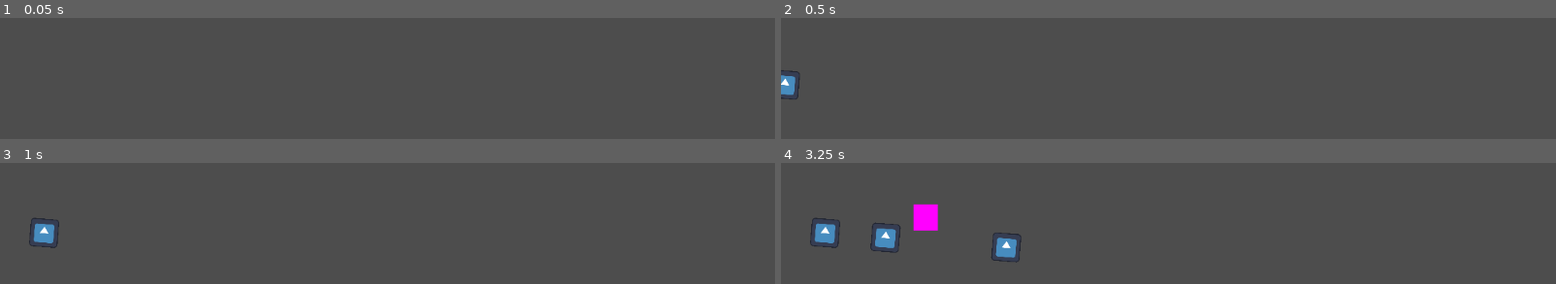
Above: before the commit, frames 1-4 (two rows, left to right).
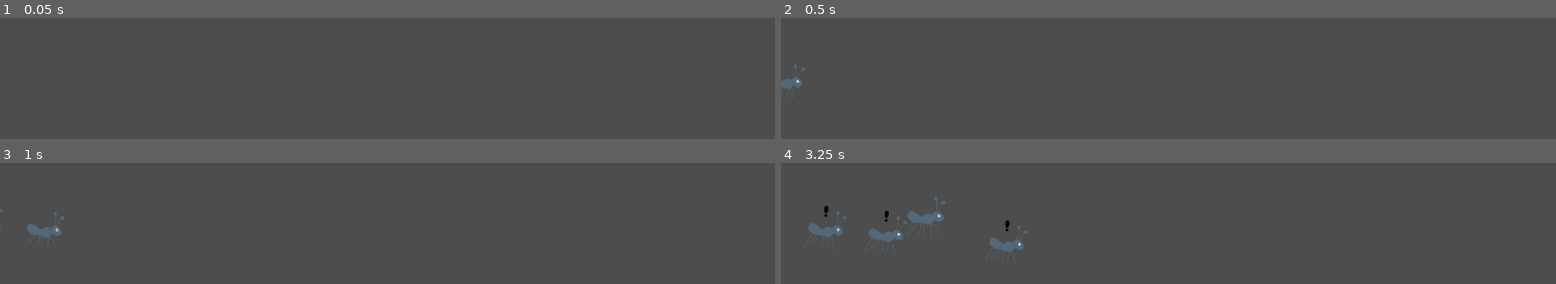
Above: after the commit, the same moments.

Repository: dinesh1160/Goedware-Jam
Game: Godot game, scene res://Levels/level_scene.tscn
Same seed, same stepped clock (60 frames per second), same inputs: the game is played once before the commit and once after it. The engine's default icon, where the game draws it, is replaced by a stand-in: a white triangle on a blue panel in a dark square.
Inputs:
- Up to frame 1 (0.05 s): no input
- Up to frame 2 (0.5 s): no input
- Up to frame 3 (1 s): hold D (Right) from 0.53 s (still down)
- Up to frame 4 (3.25 s): release D (Right) at 1.28 s; hold S (Down) 1.28-2.03 s; hold D (Right) 2.03-2.78 s; hold W (Up) from 2.78 s (still down)

Frame 1 is identical in both runs. In frame 2, 0.4% of the frame differs, in the area x 0-4%, y 38-68%; in frame 3, 0.7%; in frame 4, 3.0%, in the area x 3-32%, y 28-83%.

Commit message:
Added other ants and warning area implemented

Diff:
--- a/Levels/level_scene.gd
+++ b/Levels/level_scene.gd
@@ -26,5 +26,9 @@
 
 func _on_follow_area_body_exited(body: Node2D) -> void:
 	if body == player:
-		player.queue_free()
+		get_tree().call_group("Ant", "show_exclamation")
 		print("die");
+
+func _on_follow_area_body_entered(body: Node2D) -> void:
+	if body == player:
+		get_tree().call_group("Ant", "show_exclamation")
--- a/Levels/level_scene.tscn
+++ b/Levels/level_scene.tscn
@@ -1,9 +1,9 @@
 [gd_scene load_steps=7 format=3 uid="uid://b17n2oeox81d2"]
 
 [ext_resource type="Script" path="res://Levels/level_scene.gd" id="1_tx0x0"]
-[ext_resource type="Texture2D" uid="uid://cf17b8lanrj6q" path="res://icon.svg" id="2_825pe"]
 [ext_resource type="PackedScene" uid="uid://db1rba0ef1gfq" path="res://Player/player.tscn" id="2_bvktw"]
 [ext_resource type="Script" path="res://Levels/path_follow_2d.gd" id="2_yeeav"]
+[ext_resource type="PackedScene" uid="uid://cbnoxc1p8qikg" path="res://Player/ant.tscn" id="4_0ml0c"]
 
 [sub_resource type="Curve2D" id="Curve2D_pxm0e"]
 _data = {
@@ -32,9 +32,7 @@
 loop = false
 script = ExtResource("2_yeeav")
 
-[node name="Sprite2D" type="Sprite2D" parent="Path2D/PathFollow2D"]
-scale = Vector2(0.11, 0.11)
-texture = ExtResource("2_825pe")
+[node name="Ant" parent="Path2D/PathFollow2D" instance=ExtResource("4_0ml0c")]
 
 [node name="FollowPath" type="PathFollow2D" parent="Path2D"]
 position = Vector2(-21, 63)
@@ -44,6 +42,7 @@
 script = ExtResource("2_yeeav")
 
 [node name="FollowArea" type="Area2D" parent="Path2D/FollowPath"]
+scale = Vector2(0.76, 0.76)
 
 [node name="CollisionShape2D" type="CollisionShape2D" parent="Path2D/FollowPath/FollowArea"]
 shape = SubResource("CircleShape2D_e1i5v")
@@ -55,9 +54,7 @@
 loop = false
 script = ExtResource("2_yeeav")
 
-[node name="Sprite2D" type="Sprite2D" parent="Path2D/PathFollow2D3"]
-scale = Vector2(0.11, 0.11)
-texture = ExtResource("2_825pe")
+[node name="Ant" parent="Path2D/PathFollow2D3" instance=ExtResource("4_0ml0c")]
 
 [node name="PathFollow2D4" type="PathFollow2D" parent="Path2D"]
 position = Vector2(-21, 63)
@@ -66,14 +63,13 @@
 loop = false
 script = ExtResource("2_yeeav")
 
-[node name="Sprite2D" type="Sprite2D" parent="Path2D/PathFollow2D4"]
-scale = Vector2(0.11, 0.11)
-texture = ExtResource("2_825pe")
+[node name="Ant" parent="Path2D/PathFollow2D4" instance=ExtResource("4_0ml0c")]
 
 [node name="LevelStart_Timer" type="Timer" parent="."]
 wait_time = 3.0
 one_shot = true
 autostart = true
 
+[connection signal="body_entered" from="Path2D/FollowPath/FollowArea" to="." method="_on_follow_area_body_entered"]
 [connection signal="body_exited" from="Path2D/FollowPath/FollowArea" to="." method="_on_follow_area_body_exited"]
 [connection signal="timeout" from="LevelStart_Timer" to="." method="_on_level_start_timer_timeout"]
--- /dev/null
+++ b/Player/ant.gd
@@ -0,0 +1,15 @@
+extends AnimatedSprite2D
+
+@onready var exclamation_mark: Sprite2D = $"Exclamation-mark"
+
+# Called when the node enters the scene tree for the first time.
+func _ready() -> void:
+	add_to_group("Ant")
+
+
+# Called every frame. 'delta' is the elapsed time since the previous frame.
+func _process(delta: float) -> void:
+	pass
+
+func show_exclamation() -> void:
+	exclamation_mark.visible = !exclamation_mark.visible
--- /dev/null
+++ b/Player/ant.tscn
@@ -0,0 +1,52 @@
+[gd_scene load_steps=9 format=3 uid="uid://cbnoxc1p8qikg"]
+
+[ext_resource type="Texture2D" uid="uid://cukkbto31wm3i" path="res://Assets/antsheetwalk.png" id="1_loo4i"]
+[ext_resource type="Texture2D" uid="uid://b68ajpep1tjil" path="res://Assets/exclamation-mark.png" id="2_ftyfb"]
+[ext_resource type="Script" path="res://Player/ant.gd" id="2_ouso3"]
+
+[sub_resource type="AtlasTexture" id="AtlasTexture_35v2s"]
+atlas = ExtResource("1_loo4i")
+region = Rect2(0, 0, 256, 256)
+
+[sub_resource type="AtlasTexture" id="AtlasTexture_4y80b"]
+atlas = ExtResource("1_loo4i")
+region = Rect2(256, 0, 256, 256)
+
+[sub_resource type="AtlasTexture" id="AtlasTexture_j4x7m"]
+atlas = ExtResource("1_loo4i")
+region = Rect2(0, 256, 256, 256)
+
+[sub_resource type="AtlasTexture" id="AtlasTexture_ir6ae"]
+atlas = ExtResource("1_loo4i")
+region = Rect2(256, 256, 256, 256)
+
+[sub_resource type="SpriteFrames" id="SpriteFrames_hvj2d"]
+animations = [{
+"frames": [{
+"duration": 1.0,
+"texture": SubResource("AtlasTexture_35v2s")
+}, {
+"duration": 1.0,
+"texture": SubResource("AtlasTexture_4y80b")
+}, {
+"duration": 1.0,
+"texture": SubResource("AtlasTexture_j4x7m")
+}, {
+"duration": 1.0,
+"texture": SubResource("AtlasTexture_ir6ae")
+}],
+"loop": true,
+"name": &"default",
+"speed": 5.0
+}]
+
+[node name="Ant" type="AnimatedSprite2D"]
+scale = Vector2(0.17, 0.17)
+sprite_frames = SubResource("SpriteFrames_hvj2d")
+autoplay = "default"
+frame_progress = 0.144064
+script = ExtResource("2_ouso3")
+
+[node name="Exclamation-mark" type="Sprite2D" parent="."]
+position = Vector2(-2, -63)
+texture = ExtResource("2_ftyfb")
--- a/Player/player.gd
+++ b/Player/player.gd
@@ -1,6 +1,6 @@
 extends CharacterBody2D
 
-const SPEED: float = 50
+const SPEED: float = 45
 
 func _physics_process(delta: float) -> void:
 	get_input()
--- a/Player/player.tscn
+++ b/Player/player.tscn
@@ -1,11 +1,46 @@
-[gd_scene load_steps=4 format=3 uid="uid://db1rba0ef1gfq"]
+[gd_scene load_steps=9 format=3 uid="uid://db1rba0ef1gfq"]
 
 [ext_resource type="Script" path="res://Player/player.gd" id="1_g0xv8"]
+[ext_resource type="Texture2D" uid="uid://cukkbto31wm3i" path="res://Assets/antsheetwalk.png" id="2_6tvty"]
 
 [sub_resource type="CircleShape2D" id="CircleShape2D_njtlq"]
-radius = 7.07107
+radius = 3.16228
 
-[sub_resource type="PlaceholderTexture2D" id="PlaceholderTexture2D_bfqhs"]
+[sub_resource type="AtlasTexture" id="AtlasTexture_rkony"]
+atlas = ExtResource("2_6tvty")
+region = Rect2(0, 0, 256, 256)
+
+[sub_resource type="AtlasTexture" id="AtlasTexture_nhyhq"]
+atlas = ExtResource("2_6tvty")
+region = Rect2(256, 0, 256, 256)
+
+[sub_resource type="AtlasTexture" id="AtlasTexture_5xiu0"]
+atlas = ExtResource("2_6tvty")
+region = Rect2(0, 256, 256, 256)
+
+[sub_resource type="AtlasTexture" id="AtlasTexture_vg11t"]
+atlas = ExtResource("2_6tvty")
+region = Rect2(256, 256, 256, 256)
+
+[sub_resource type="SpriteFrames" id="SpriteFrames_hfkps"]
+animations = [{
+"frames": [{
+"duration": 1.0,
+"texture": SubResource("AtlasTexture_rkony")
+}, {
+"duration": 1.0,
+"texture": SubResource("AtlasTexture_nhyhq")
+}, {
+"duration": 1.0,
+"texture": SubResource("AtlasTexture_5xiu0")
+}, {
+"duration": 1.0,
+"texture": SubResource("AtlasTexture_vg11t")
+}],
+"loop": true,
+"name": &"default",
+"speed": 5.0
+}]
 
 [node name="Player" type="CharacterBody2D"]
 script = ExtResource("1_g0xv8")
@@ -13,7 +48,9 @@
 [node name="CollisionShape2D" type="CollisionShape2D" parent="."]
 shape = SubResource("CircleShape2D_njtlq")
 
-[node name="Sprite2D" type="Sprite2D" parent="."]
-position = Vector2(-4.76837e-07, 0)
-scale = Vector2(12.125, 13.125)
-texture = SubResource("PlaceholderTexture2D_bfqhs")
+[node name="AnimatedSprite2D" type="AnimatedSprite2D" parent="."]
+position = Vector2(-2.38419e-07, 2.38419e-07)
+scale = Vector2(0.178183, 0.178183)
+sprite_frames = SubResource("SpriteFrames_hfkps")
+autoplay = "default"
+frame_progress = 0.927061
Binary file added: Assets/antsheetwalk.png
Not shown, added: Assets/antsheetwalk.png.import
Binary file added: Assets/exclamation-mark.png
Not shown, added: Assets/exclamation-mark.png.import
